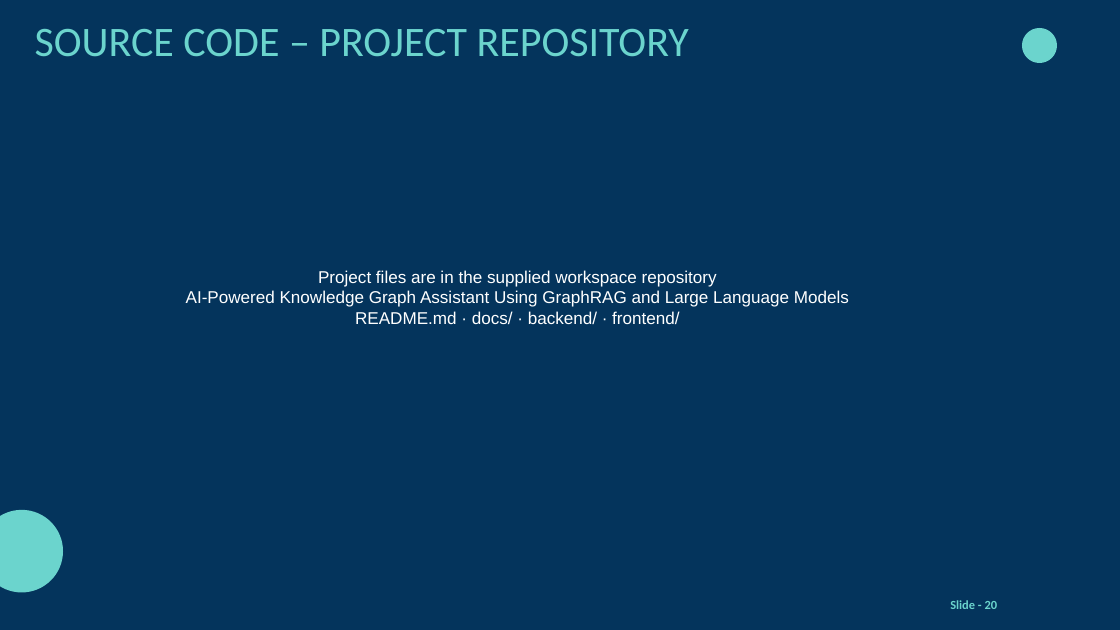
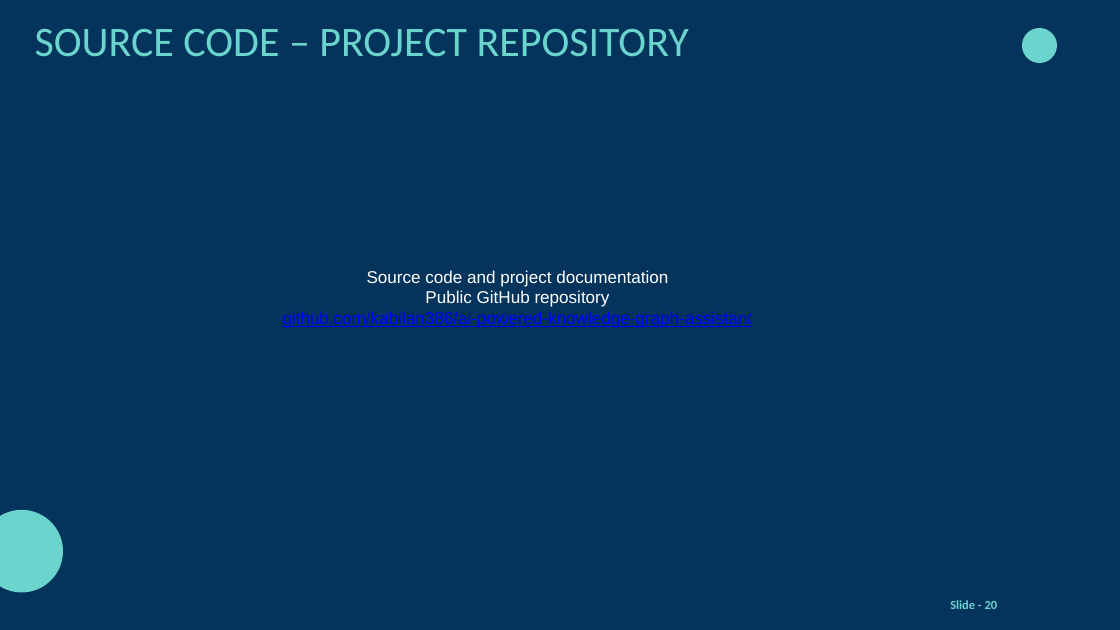
Before and after one commit to kabilan386/ai-powered-knowledge-graph-assistant, a slide deck: slide 20 of presentations/GraphRAG_Project_Viva_Template.pptx. Drawn at 1120x630 pixels with LibreOffice and Linux fonts; fonts in the diff are those of the drawing; background and template pictures are left out. Boxes give left, top, right and bottom in pixels: in the first picture for what was removed or moved away, otherwise in the second. Text is boxed around its words. In the diff, an @@ line names an element or a change of style, - is before the commit and + after.

Commit message:
Add public repository link to slide 20

```diff
--- a/presentations/GraphRAG_Project_Viva_Template.pptx
+++ b/presentations/GraphRAG_Project_Viva_Template.pptx
@@ text at box(282, 270, 752, 328): text changed; text colour #FFFFFF to #0000FF @@
-Project files are in the supplied workspace repository
-AI-Powered Knowledge Graph Assistant Using GraphRAG and Large Language Models
-README.md · docs/ · backend/ · frontend/
+Source code and project documentation
+Public GitHub repository
+github.com/kabilan386/ai-powered-knowledge-graph-assistant
```
Also in this commit, not shown: 1 other file.
